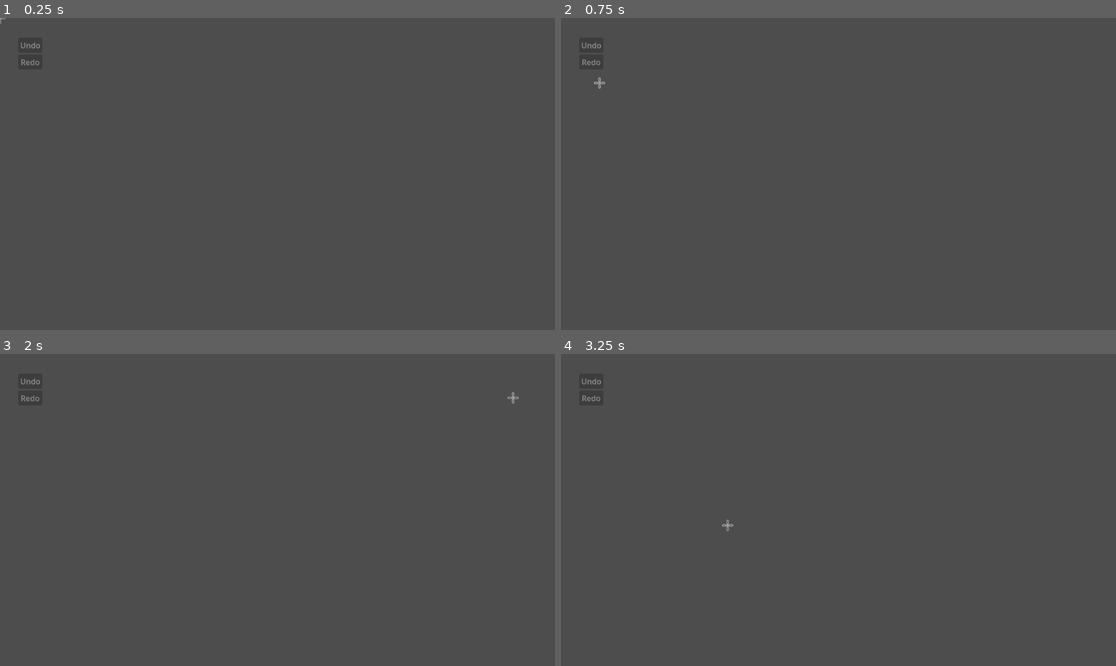
Above: before the commit, frames 1-4 (two rows, left to right).
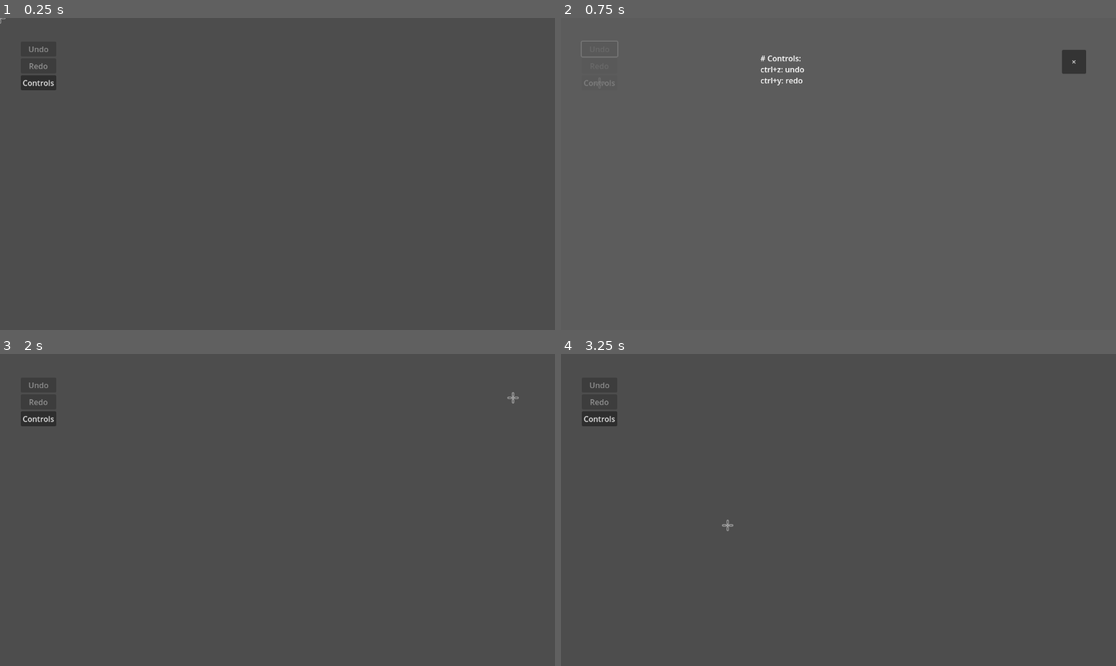
Above: after the commit, the same moments.

Repository: Ists-Cilveks/UNLWS-Renderer
Game: Godot game, scene res://Scripts/unlws_editor.tscn
Same seed, same stepped clock (60 frames per second), same inputs: the game is played once before the commit and once after it.
Inputs (mouse positions are in pixels of both pictures, inside the frame that each line leads up to):
- Up to frame 1 (0.25 s): no input
- Up to frame 2 (0.75 s): click (599, 83) at 0.5 s, where only the run after the commit has a clickable "Controls"
- Up to frame 3 (2 s): click (510, 397) at 1.25 s, where only the run after the commit has a clickable "×"
- Up to frame 4 (3.25 s): tap Enter (ui_accept) at 2, 2.85, 3.02 s; move the mouse to (960, 494) at 2.02 s; hold Enter (ui_accept) 2.03-2.78 s; click (960, 494) at 2.17 s; move the mouse to (727, 525) at 2.77 s; hold Backspace (ui_text_backspace) from 2.78 s (still down); click (727, 525) at 2.92 s

The runs differ from the first frame. In frame 1, 0.4% of the frame differs, in the area x 3-11%, y 7-24%; in frame 2, 1.0%, in the area x 3-95%, y 6-23%; in frame 3, 0.4%; in frame 4, 0.4%.
Error after the commit: Invalid access to property or key 'release_focus' on a base object of type 'null instance'. (res://Scripts/UI/undo_button.gd:14)

Commit message:
Create overlays with broken keyboard inputs

Diff:
--- a/Scripts/Globals/EventBus.gd
+++ b/Scripts/Globals/EventBus.gd
@@ -6,3 +6,6 @@
 
 signal started_holding_glyphs()
 signal stopped_holding_glyphs()
+
+signal overlay_opened()
+signal overlay_closed()
--- /dev/null
+++ b/Scripts/Overlays/overlay.gd
@@ -0,0 +1,24 @@
+extends Control
+
+@export var show_button : Button
+
+func _ready():
+	show_button.pressed.connect(show_and_signal)
+
+func _input(event):
+	if event is InputEventKey and event.pressed:
+		if event.is_action_pressed("ui_cancel"):
+			hide_and_signal()
+
+func _on_close_button_pressed():
+	hide_and_signal()
+
+func hide_and_signal():
+	hide()
+	Event_Bus.overlay_opened.emit()
+
+func show_and_signal():
+	show()
+	print("asdf")
+	$CloseButton.grab_focus.call_deferred()
+	Event_Bus.overlay_closed.emit()
--- /dev/null
+++ b/Scripts/Overlays/overlay.tscn
@@ -0,0 +1,31 @@
+[gd_scene load_steps=2 format=3 uid="uid://cygnq37lffaup"]
+
+[ext_resource type="Script" path="res://Scripts/Overlays/overlay.gd" id="1_6pdbe"]
+
+[node name="Overlay" type="Control"]
+z_index = 50
+layout_mode = 3
+anchors_preset = 0
+offset_right = 1152.0
+offset_bottom = 648.0
+script = ExtResource("1_6pdbe")
+
+[node name="ColorRect" type="ColorRect" parent="."]
+layout_mode = 0
+offset_right = 1152.0
+offset_bottom = 648.0
+color = Color(0.376471, 0.376471, 0.376471, 0.792157)
+
+[node name="CloseButton" type="Button" parent="."]
+layout_mode = 1
+anchors_preset = 1
+anchor_left = 1.0
+anchor_right = 1.0
+offset_left = -112.0
+offset_top = 66.0
+offset_right = -62.0
+offset_bottom = 116.0
+grow_horizontal = 0
+text = "×"
+
+[connection signal="pressed" from="CloseButton" to="." method="_on_close_button_pressed"]
--- a/Scripts/UI/GlyphSearch.gd
+++ b/Scripts/UI/GlyphSearch.gd
@@ -18,7 +18,7 @@
 
 func cancel_input():
 	var key_handled = false
-	if $GlyphSearchEntry.text:
+	if len($GlyphSearchEntry.text) != 0:
 		key_handled = true
 	erase_all_text()
 #	glyph_name_input_cancelled.emit()
@@ -43,30 +43,24 @@
 func _input(event):
 #	var glyph_input_box = $"GlyphSearch/SearchEntry"
 #	var glyph_input_box = self
-	if event is InputEventKey and event.pressed:
-#		print(event.as_text())
-		var key_handled = true
-		if event.is_action_pressed("ui_text_backspace_all_to_left"):
-			erase_all_text()
-		elif event.is_action_pressed("ui_cancel"):
-			key_handled = cancel_input()
-		elif event.is_action_pressed("ui_text_backspace"):
-			backspace_input()
-		elif event.is_action_pressed("ui_accept"):
+	var key_handled = false
+	if event.is_action_pressed("ui_text_backspace_all_to_left.macos"):
+		erase_all_text()
+		key_handled = true
+	elif event.is_action_pressed("ui_cancel"):
+		key_handled = cancel_input()
+	elif event.is_action_pressed("ui_text_backspace"):
+		backspace_input()
+		key_handled = true
+	elif event.is_action_pressed("ui_accept"):
 #			$"Mouse/HeldGlyph".change_glyph(self, $GlyphSearchEntry.text)
-			key_handled = input_complete()
-		else:
-#			var key = OS.get_keycode_string(event.keycode).to_lower()
-#			var key = OS.get_keycode_string(event.unicode).to_lower()
-			var key = String.chr(event.unicode).to_lower()
-#			print(key)
-			if not event.ctrl_pressed and len(key) == 1:
+		key_handled = input_complete()
+	elif event is InputEventKey and event.pressed:
+		var key = String.chr(event.unicode).to_lower()
+		if not event.meta_pressed and len(key) == 1:
+			append_text(key)
+			key_handled = true
 
-	#			$"GlyphSearch/SearchEntry".grab_focus()
-	#			print(event.as_text())
-				append_text(key)
-			else:
-				key_handled = false
-		if key_handled:
-			# Prevents buttons from being pressed by enter or space if the gui buttons are focused
-			accept_event()
+	if key_handled:
+		# Prevents buttons from being pressed by enter or space if the gui buttons are focused
+		accept_event()
--- a/Scripts/UI/ui_layer.tscn
+++ b/Scripts/UI/ui_layer.tscn
@@ -1,7 +1,8 @@
-[gd_scene load_steps=7 format=3 uid="uid://sjoa8yoclxtp"]
+[gd_scene load_steps=8 format=3 uid="uid://sjoa8yoclxtp"]
 
 [ext_resource type="Script" path="res://Scripts/UI/GlyphSearch.gd" id="1_ns67w"]
 [ext_resource type="Script" path="res://Scripts/UI/ui_layer.gd" id="1_yd5ga"]
+[ext_resource type="PackedScene" uid="uid://cygnq37lffaup" path="res://Scripts/Overlays/overlay.tscn" id="2_sx0r8"]
 [ext_resource type="Script" path="res://Scripts/UI/Mouse.gd" id="3_1ip1p"]
 [ext_resource type="Texture2D" uid="uid://b2d5w02d3vhtj" path="res://Images/Icons/Cursors/crosshair.svg" id="3_5ftf5"]
 [ext_resource type="Script" path="res://Scripts/UI/undo_button.gd" id="5_aa3he"]
@@ -9,6 +10,34 @@
 
 [node name="UILayer" type="CanvasLayer"]
 script = ExtResource("1_yd5ga")
+
+[node name="OverlayLayer" type="CanvasLayer" parent="."]
+layer = 2
+
+[node name="ControlsInfo" parent="OverlayLayer" node_paths=PackedStringArray("show_button") instance=ExtResource("2_sx0r8")]
+visible = false
+show_button = NodePath("../../GridContainer/ShowControls")
+
+[node name="Text" type="RichTextLabel" parent="OverlayLayer/ControlsInfo"]
+layout_mode = 1
+anchors_preset = 8
+anchor_left = 0.5
+anchor_top = 0.5
+anchor_right = 0.5
+anchor_bottom = 0.5
+offset_left = -162.0
+offset_top = -252.0
+offset_right = 162.0
+offset_bottom = 252.0
+grow_horizontal = 2
+grow_vertical = 2
+focus_mode = 2
+text = "# Controls:
+ctrl+z: undo
+ctrl+y: redo
+"
+fit_content = true
+selection_enabled = true
 
 [node name="GlyphSearch" type="Control" parent="."]
 visible = false
@@ -30,10 +59,10 @@
 
 [node name="GridContainer" type="GridContainer" parent="."]
 z_index = 12
-offset_left = 38.0
-offset_top = 41.0
-offset_right = 135.0
-offset_bottom = 612.0
+offset_left = 43.0
+offset_top = 49.0
+offset_right = 117.0
+offset_bottom = 150.0
 
 [node name="Undo" type="Button" parent="GridContainer"]
 layout_mode = 2
@@ -48,6 +77,10 @@
 "
 script = ExtResource("6_lcx2g")
 
+[node name="ShowControls" type="Button" parent="GridContainer"]
+layout_mode = 2
+text = "Controls"
+
 [node name="Mouse" type="Node2D" parent="."]
 z_index = 16
 script = ExtResource("3_1ip1p")
--- a/Scripts/UI/undo_button.gd
+++ b/Scripts/UI/undo_button.gd
@@ -3,9 +3,17 @@
 func _ready():
 	Undo_Redo.out_of_undos.connect(disable)
 	Undo_Redo.gained_undo.connect(enable)
+	Event_Bus.overlay_closed.connect(focus)
+	focus()
 
 func _on_pressed():
 	Undo_Redo.undo()
+
+
+func focus():
+	get_viewport().gui_get_focus_owner().release_focus.call_deferred()
+	grab_focus.call_deferred()
+
 
 func disable():
 	disabled = true
--- a/Scripts/unlws_editor.tscn
+++ b/Scripts/unlws_editor.tscn
@@ -10,7 +10,6 @@
 script = ExtResource("1_5jbj8")
 
 [node name="UILayer" parent="." instance=ExtResource("2_qpyj2")]
-layer = 2
 
 [node name="Canvas" type="Node" parent="."]
 script = ExtResource("3_pniuy")
